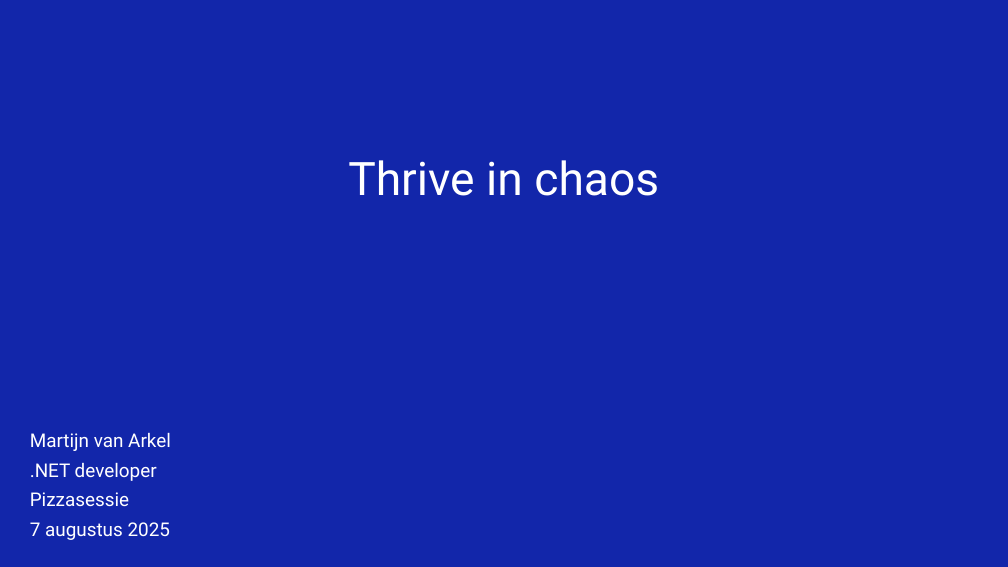
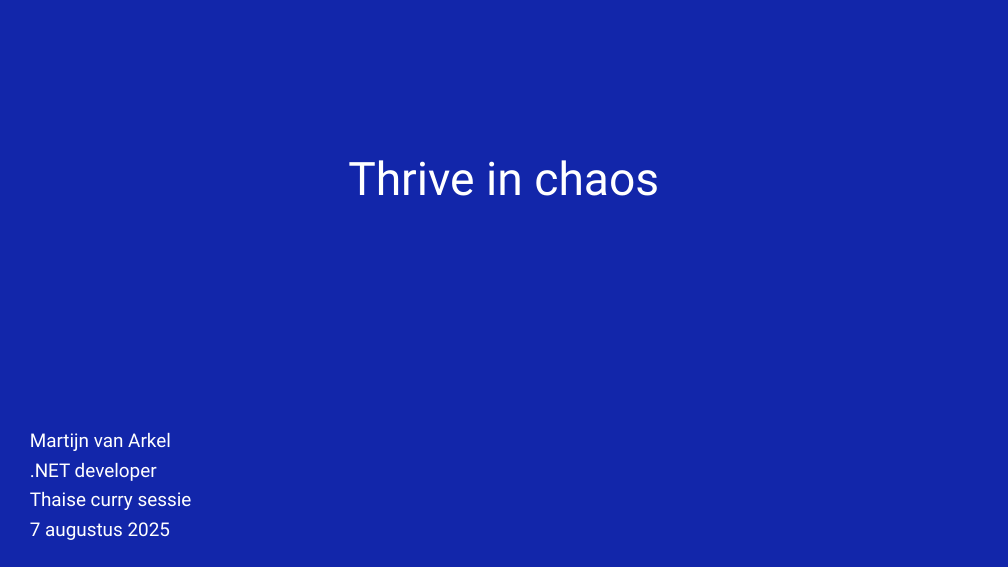
Before and after one commit to marti901/thrive-in-chaos, a slide deck: slide 1 of Thrive in chaos(chaos engineering).pptx. Drawn at 1008x567 pixels with LibreOffice and Linux fonts; fonts in the diff are those of the drawing; background and template pictures are left out. Boxes give left, top, right and bottom in pixels: in the first picture for what was removed or moved away, otherwise in the second. Text is boxed around its words. In the diff, an @@ line names an element or a change of style, - is before the commit and + after.

Commit message:
Slides change 'pizzasessie' to 'thaise curry sessie'

```diff
--- a/Thrive in chaos(chaos engineering).pptx
+++ b/Thrive in chaos(chaos engineering).pptx
@@ text at [30,492,192,510]: text changed @@
-Pizzasessie
+Thaise curry sessie
```
